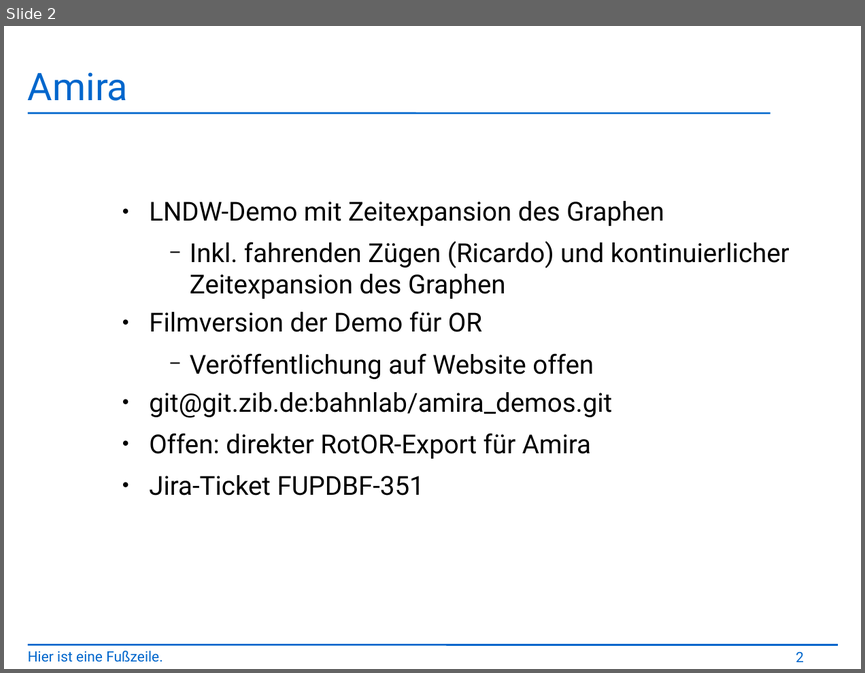
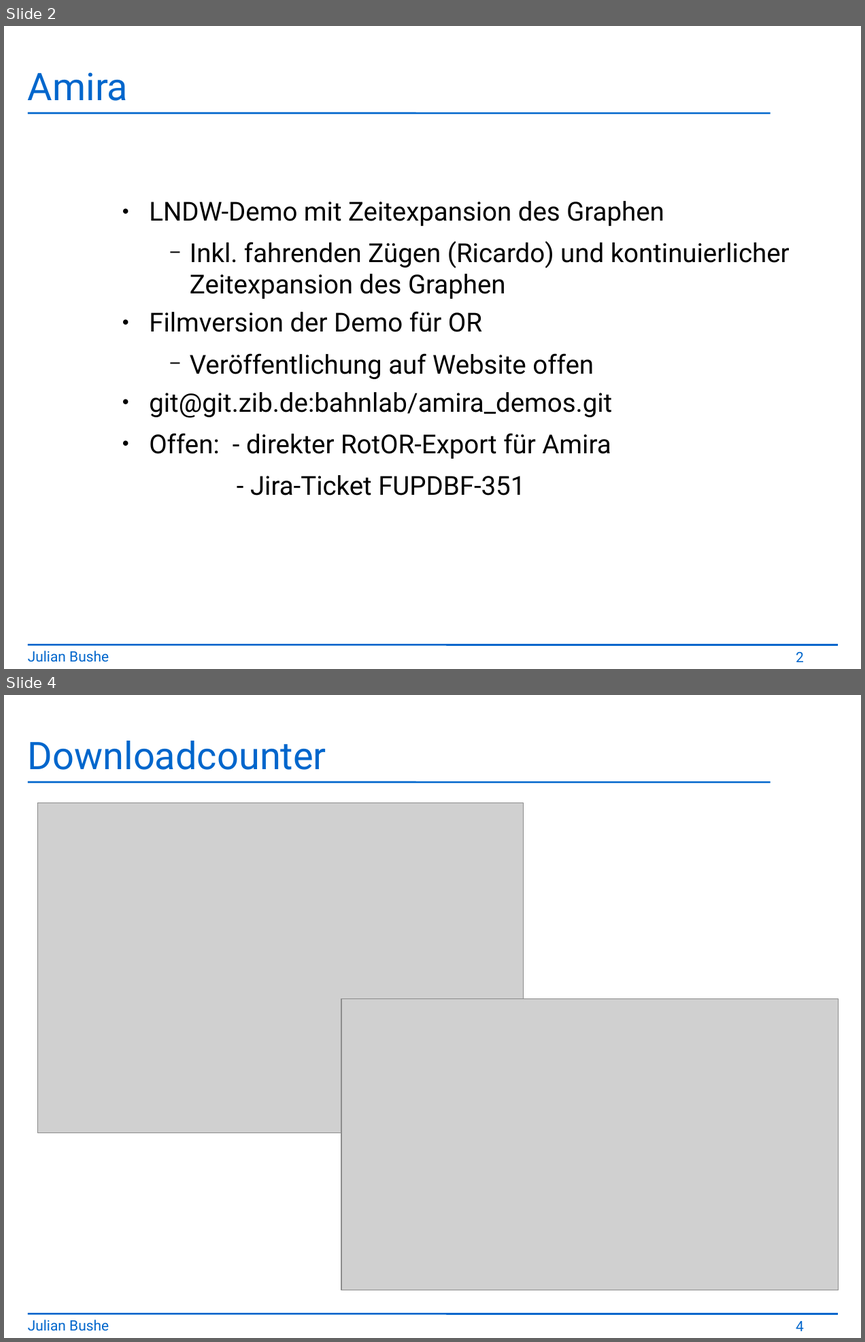
Before and after one commit to jbushe/presentations, a slide deck: presentation.odp. Shown one above the other, each under a label of ours: slide 2 before the commit, slides 2 and 4 after it; the slides between them are not shown. The pictures are 865x673 and 865x1342 pixels, drawn with LibreOffice and Linux fonts; fonts in the diff are those of the drawing; grey boxes stand for pictures; background and template pictures are left out. Boxes give left, top, right and bottom in pixels: in the first picture for what was removed or moved away, otherwise in the second. Text is boxed around its words. In the diff, an @@ line names an element or a change of style, - is before the commit and + after.

```diff
--- a/presentation.odp
+++ b/presentation.odp
@@ slide 4 added at <box>4,695,861,1338</box>, background #FFFFFF; not listed: 2 template elements that a slide beside it also shows @@
@@ title added at <box>28,741,326,770</box>, 32 pt, text #0066CC @@
+Downloadcounter
@@ picture added at <box>37,803,524,1133</box> @@
@@ picture added at <box>341,998,838,1289</box> @@
@@ text added at <box>28,1319,109,1331</box>, 12 pt, text #0066CC @@
+Julian Bushe
@@ page number added at <box>796,1321,804,1331</box>, 12 pt, text #0066CC @@
+4
@@ slide 2 changed as well @@
@@ text at <box>149,433,611,495</box>: text changed @@
-    ● Offen: direkter RotOR-Export für Amira
-    ● Jira-Ticket FUPDBF-351
+    ● Offen: - direkter RotOR-Export für Amira
+        - Jira-Ticket FUPDBF-351
@@ text at <box>28,650,109,662</box>: text changed @@
-Hier ist eine Fußzeile.
+Julian Bushe
```
Also in this commit, not shown: 3 other slides changed, 2 other slides added, 2 slides removed, 1 other file.
